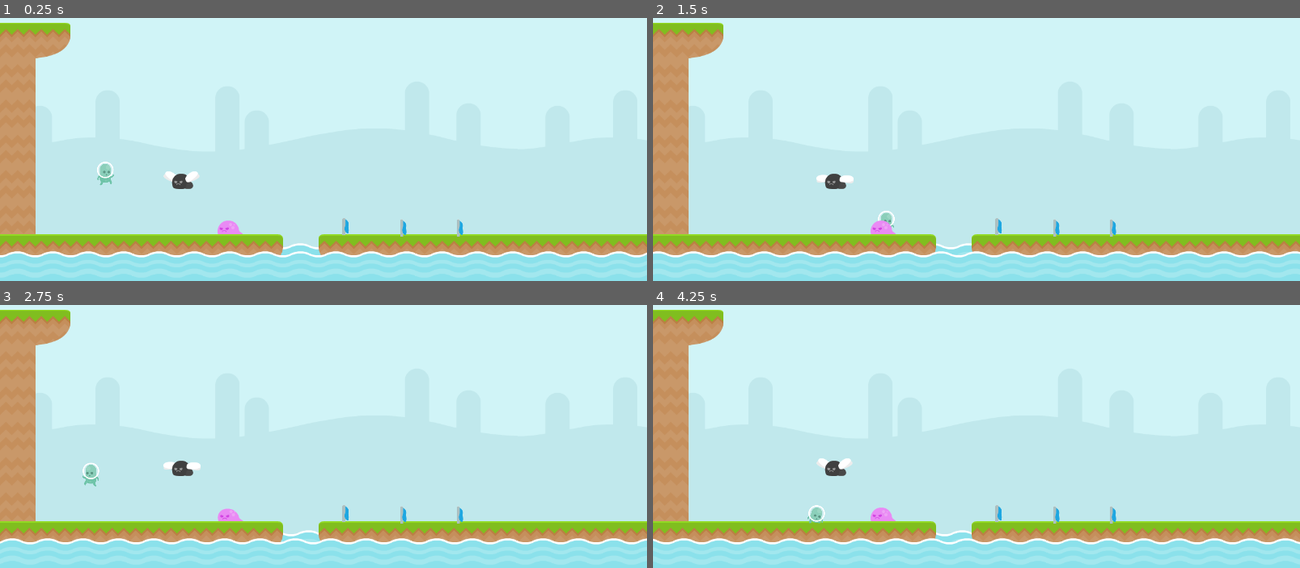
Above: before the commit, frames 1-4 (two rows, left to right).
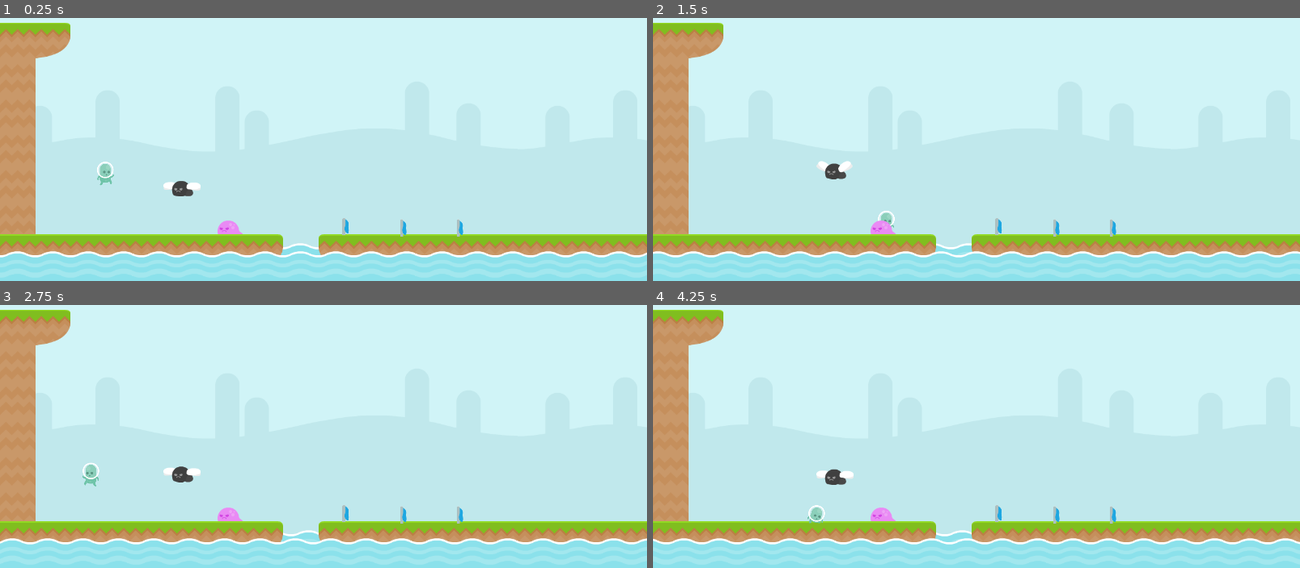
Above: after the commit, the same moments.

Repository: RafaelForbeck/the-way
Game: Godot game, scene res://scenes/phase.tscn
Two runs of this game, one before a commit and one after it. Both use one fixed random seed, a clock stepped at 60 frames per second and the inputs below.
Inputs:
- Up to frame 1 (0.25 s): no input
- Up to frame 2 (1.5 s): tap Enter (jump) at 0.5, 0.77 s; hold S (duck) 0.53-1.28 s; hold Right (move_right) from 0.53 s (still down); tap S (duck) at 1.35 s
- Up to frame 3 (2.75 s): tap Enter (jump) at 1.52 s; release Right (move_right) at 2.03 s; hold Left (move_left) from 2.03 s (still down); hold S (duck) from 2.03 s (still down)
- Up to frame 4 (4.25 s): release Left (move_left) at 2.78 s; release S (duck) at 2.78 s; hold Right (move_right) from 2.78 s (still down); tap S (duck) at 2.85 s; tap Enter (jump) at 3.02, 3.77 s; hold S (duck) from 3.53 s (still down)

The runs differ from the first frame. In frame 1, 0.4% of the frame differs, in the area x 25-31%, y 58-68%; in frame 2, 0.4%, in the area x 25-31%, y 54-66%; in frame 3, 0.3%; in frame 4, 0.4%.

Commit message:
feat: creates oscillatory movement for enemies

Diff:
--- a/entities/enemy/crawling_enemy.tscn
+++ b/entities/enemy/crawling_enemy.tscn
@@ -5,7 +5,7 @@
 [ext_resource type="Script" path="res://scripts/crawling_enemy.gd" id="2_td8dd"]
 [ext_resource type="Texture2D" uid="uid://d02vmpk7awvao" path="res://sprites/slimeWalk2.png" id="3_kugye"]
 
-[sub_resource type="SpriteFrames" id="SpriteFrames_i3sw4"]
+[sub_resource type="SpriteFrames" id="SpriteFrames_8unrg"]
 animations = [{
 "frames": [{
 "duration": 1.0,
@@ -16,13 +16,13 @@
 }],
 "loop": true,
 "name": &"default",
-"speed": 6.0
+"speed": 5.0
 }]
 
 [node name="Enemy" instance=ExtResource("1_78gqc")]
 script = ExtResource("2_td8dd")
 
-[node name="AnimatedSprite2D" type="AnimatedSprite2D" parent="." index="0"]
-sprite_frames = SubResource("SpriteFrames_i3sw4")
+[node name="AnimatedSprite2D" parent="." index="0"]
+sprite_frames = SubResource("SpriteFrames_8unrg")
 autoplay = "default"
-frame_progress = 0.0402301
+frame_progress = 0.118412
--- a/entities/enemy/enemy.tscn
+++ b/entities/enemy/enemy.tscn
@@ -1,11 +1,13 @@
-[gd_scene load_steps=4 format=3 uid="uid://dhcixktg8fsa1"]
+[gd_scene load_steps=5 format=3 uid="uid://dhcixktg8fsa1"]
 
 [ext_resource type="Script" path="res://scripts/enemy.gd" id="1_uaxqd"]
 
-[sub_resource type="RectangleShape2D" id="RectangleShape2D_jjxno"]
+[sub_resource type="SpriteFrames" id="SpriteFrames_30gqq"]
+
+[sub_resource type="RectangleShape2D" id="RectangleShape2D_1o6u8"]
 size = Vector2(32, 22)
 
-[sub_resource type="RectangleShape2D" id="RectangleShape2D_1o6u8"]
+[sub_resource type="RectangleShape2D" id="RectangleShape2D_jjxno"]
 size = Vector2(32, 22)
 
 [node name="Enemy" type="CharacterBody2D"]
@@ -13,9 +15,8 @@
 collision_mask = 16
 script = ExtResource("1_uaxqd")
 
-[node name="CollisionShape2D" type="CollisionShape2D" parent="."]
-position = Vector2(-5, 3)
-shape = SubResource("RectangleShape2D_jjxno")
+[node name="AnimatedSprite2D" type="AnimatedSprite2D" parent="."]
+sprite_frames = SubResource("SpriteFrames_30gqq")
 
 [node name="Hitbox" type="Area2D" parent="."]
 collision_layer = 8
@@ -24,3 +25,7 @@
 [node name="CollisionShape2D" type="CollisionShape2D" parent="Hitbox"]
 position = Vector2(-5, 3)
 shape = SubResource("RectangleShape2D_1o6u8")
+
+[node name="CollisionShape2D" type="CollisionShape2D" parent="."]
+position = Vector2(-5, 3)
+shape = SubResource("RectangleShape2D_jjxno")
--- a/entities/enemy/flying_enemy.tscn
+++ b/entities/enemy/flying_enemy.tscn
@@ -5,7 +5,7 @@
 [ext_resource type="Script" path="res://scripts/fly_enemy.gd" id="2_g6ajv"]
 [ext_resource type="Texture2D" uid="uid://c7cydsm50vvpq" path="res://sprites/fly_2.png" id="3_w6n5s"]
 
-[sub_resource type="SpriteFrames" id="SpriteFrames_o84ii"]
+[sub_resource type="SpriteFrames" id="SpriteFrames_y3l1j"]
 animations = [{
 "frames": [{
 "duration": 1.0,
@@ -16,13 +16,13 @@
 }],
 "loop": true,
 "name": &"default",
-"speed": 25.0
+"speed": 20.0
 }]
 
 [node name="Enemy" instance=ExtResource("1_xktji")]
 script = ExtResource("2_g6ajv")
 
-[node name="AnimatedSprite2D" type="AnimatedSprite2D" parent="." index="0"]
-sprite_frames = SubResource("SpriteFrames_o84ii")
+[node name="AnimatedSprite2D" parent="." index="0"]
+sprite_frames = SubResource("SpriteFrames_y3l1j")
 autoplay = "default"
-frame_progress = 0.432367
+frame_progress = 0.401332
--- a/scenes/phase.tscn
+++ b/scenes/phase.tscn
@@ -334,8 +334,13 @@
 [node name="Player" parent="." instance=ExtResource("3_nqrv7")]
 position = Vector2(208, 384)
 
-[node name="Enemy" parent="." instance=ExtResource("6_31hqu")]
+[node name="Crawling" parent="." instance=ExtResource("6_31hqu")]
 position = Vector2(456, 344)
 
-[node name="Enemy2" parent="." instance=ExtResource("6_r0f0e")]
+[node name="Fly" parent="." instance=ExtResource("6_r0f0e")]
 position = Vector2(360, 312)
+h_range = 100.0
+h_speed = 1.0
+v_oscillation = true
+v_range = 20.0
+v_speed = 3.2
--- a/scripts/enemy.gd
+++ b/scripts/enemy.gd
@@ -1,4 +1,38 @@
 class_name Enemy extends CharacterBody2D
+
+@onready var anim: AnimatedSprite2D = $AnimatedSprite2D
+
+@export var h_oscillation: bool
+@export var h_range: float
+@export var h_speed: float
+
+@export var v_oscillation: bool
+@export var v_range: float
+@export var v_speed: float
+
+var h_timer := 0.0
+var v_timer := 0.0
+
+var start_position: Vector2
+
+func _ready() -> void:
+	start_position = position
+
+func _physics_process(delta: float) -> void:
+	if h_oscillation:
+		h_timer += delta * h_speed
+		if h_timer > 2 * PI:
+			h_timer -= 2 * PI
+		if h_timer > PI:
+			anim.flip_h = true
+		else:
+			anim.flip_h = false
+
+		position.x = start_position.x + cos(h_timer) * h_range
+
+	if v_oscillation:
+		v_timer += delta * v_speed
+		position.y = start_position.y + sin(v_timer) * v_range
 
 func take_damage():
 	print("enemy died")
